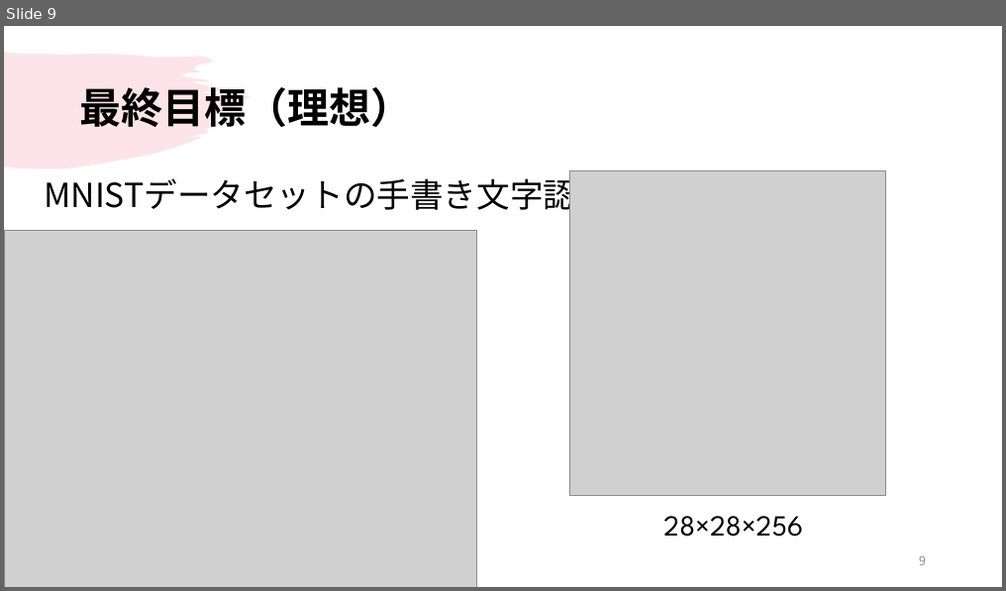
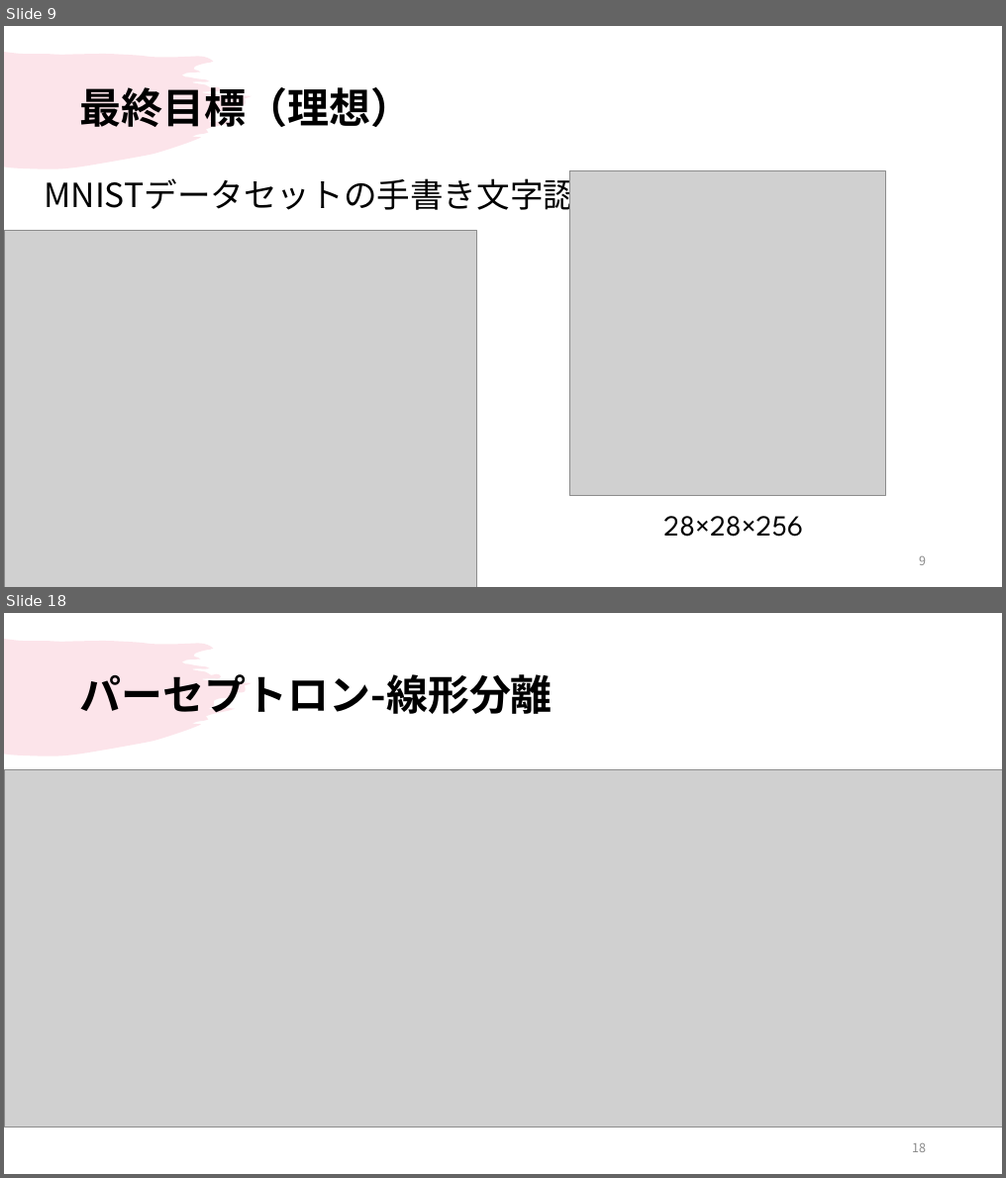
Before and after one commit to cijb-7724/neural-network-in-cpp, a slide deck: slide/hcnn.pptx. Shown one above the other, each under a label of ours: slide 9 before the commit, slides 9 and 18 after it; the slides between them are not shown. The pictures are 1006x591 and 1006x1178 pixels, drawn with LibreOffice and Linux fonts; fonts in the diff are those of the drawing; grey boxes stand for pictures. Boxes give left, top, right and bottom in pixels: in the first picture for what was removed or moved away, otherwise in the second. Text is boxed around its words. In the diff, an @@ line names an element or a change of style, - is before the commit and + after.

Commit message:
パーセプトロン完成

```diff
--- a/slide/hcnn.pptx
+++ b/slide/hcnn.pptx
@@ slide 18 added at (4,613,1002,1174), background #FFFFFF; not listed: 1 template element that a slide beside it also shows @@
@@ title added at (80,674,552,714), 40 pt, text #000000, bold @@
+パーセプトロン-線形分離
@@ picture added at (4,769,1002,1128) @@
@@ page number added at (912,1144,926,1153), 12 pt, text #8C8C8C @@
+18
```
Also in this commit, not shown: 3 slides changed, 13 other slides added.
